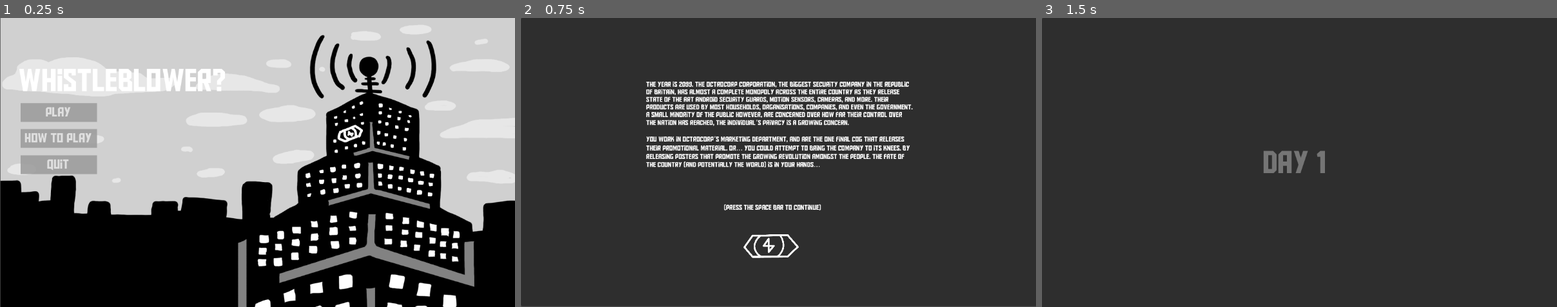
Above: before the commit, frames 1-3 (left to right).
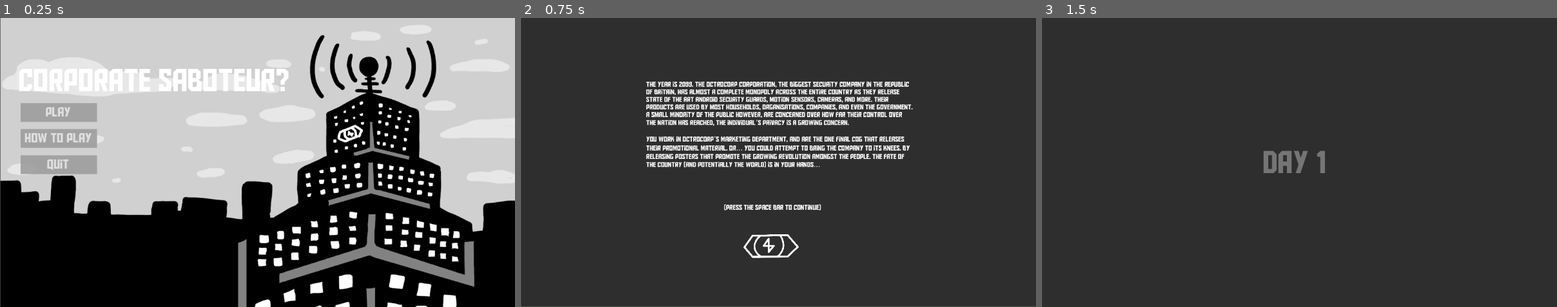
Above: after the commit, the same moments.

Repository: Teebot01/Whistleblower-
Game: Godot game, scene res://scenes/main_menu.tscn
Same seed, same stepped clock (60 frames per second), same inputs: the game is played once before the commit and once after it.
Inputs:
- Up to frame 1 (0.25 s): no input
- Up to frame 2 (0.75 s): click "Play" at 0.5 s
- Up to frame 3 (1.5 s): tap Space (move_to_next_scene) at 1.25 s; hold Space (move_to_next_scene) from 1.28 s (still down)

The runs differ from the first frame. In frame 1, 0.8% of the frame differs, in the area x 3-56%, y 17-26%; in frame 2, nothing differs; in frame 3, nothing differs.

Commit message:
Changed game name to 'Corporate saboteur'

Diff:
--- a/project.godot
+++ b/project.godot
@@ -1,3 +1,11 @@
+; Engine configuration file.
+; It's best edited using the editor UI and not directly,
+; since the parameters that go here are not all obvious.
+;
+; Format:
+;   [section] ; section goes between []
+;   param=value ; assign values to parameters
+
 config_version=5
 
 [application]
--- a/scenes/main_menu.tscn
+++ b/scenes/main_menu.tscn
@@ -24,7 +24,7 @@
 offset_bottom = 195.0
 theme_override_fonts/font = ExtResource("2_bqqt6")
 theme_override_font_sizes/font_size = 70
-text = "Whistleblower?"
+text = "corporate saboteur?"
 
 [node name="StartButton" type="Button" parent="." unique_id=893784673]
 offset_left = 46.0
